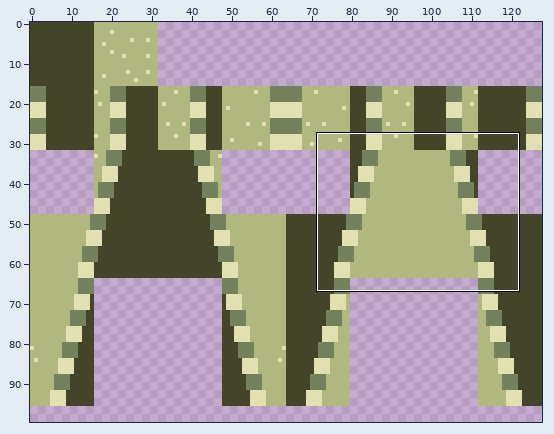
File history of a sprite sheet, Tilemap/Tilemap.png. Above, an overview of the earlier version with the close-up marked.
Close-up. Before the commit:
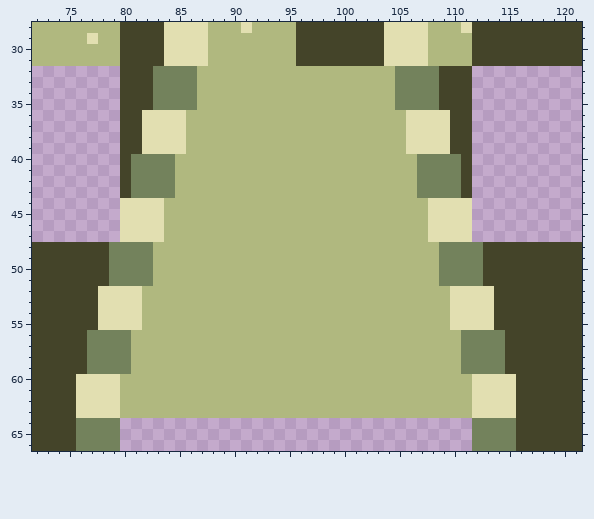
The file is 128x128 pixels. Shown: x 72..121, y 28..66. The wide view leaves out empty margins.
New version:
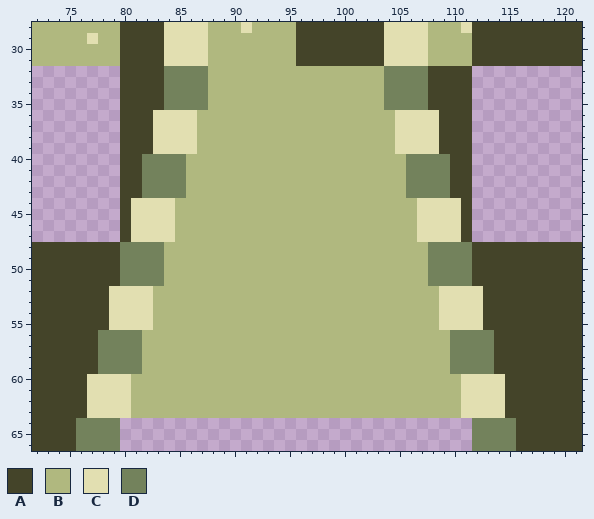
Palette (. is transparent): A #444429  B #b0b87f  C #e2dfb1  D #73825c
The commit says: Edit tilemap image, add tilemap part arrays.
Edits made:
Changed rows in their new state; - is an unchanged pixel.
first column x 76:
32 -------A---D----------------D---A-------
33 -------A---D----------------D---A-------
34 -------A---D----------------D---A-------
35 -------A---D----------------D---A-------
36 ------A---C------------------C---A------
37 ------A---C------------------C---A------
38 ------A---C------------------C---A------
39 ------A---C------------------C---A------
40 -----A---D--------------------D---A-----
41 -----A---D--------------------D---A-----
42 -----A---D--------------------D---A-----
43 -----A---D--------------------D---A-----
44 ----A---C----------------------C---A----
45 ----A---C----------------------C---A----
46 ----A---C----------------------C---A----
47 ----A---C----------------------C---A----
48 ---A---D------------------------D---A---
49 ---A---D------------------------D---A---
50 ---A---D------------------------D---A---
51 ---A---D------------------------D---A---
52 --A---C--------------------------C---A--
53 --A---C--------------------------C---A--
54 --A---C--------------------------C---A--
55 --A---C--------------------------C---A--
56 -A---D----------------------------D---A-
57 -A---D----------------------------D---A-
58 -A---D----------------------------D---A-
59 -A---D----------------------------D---A-
60 A---C------------------------------C---A
61 A---C------------------------------C---A
62 A---C------------------------------C---A
63 A---C------------------------------C---A
